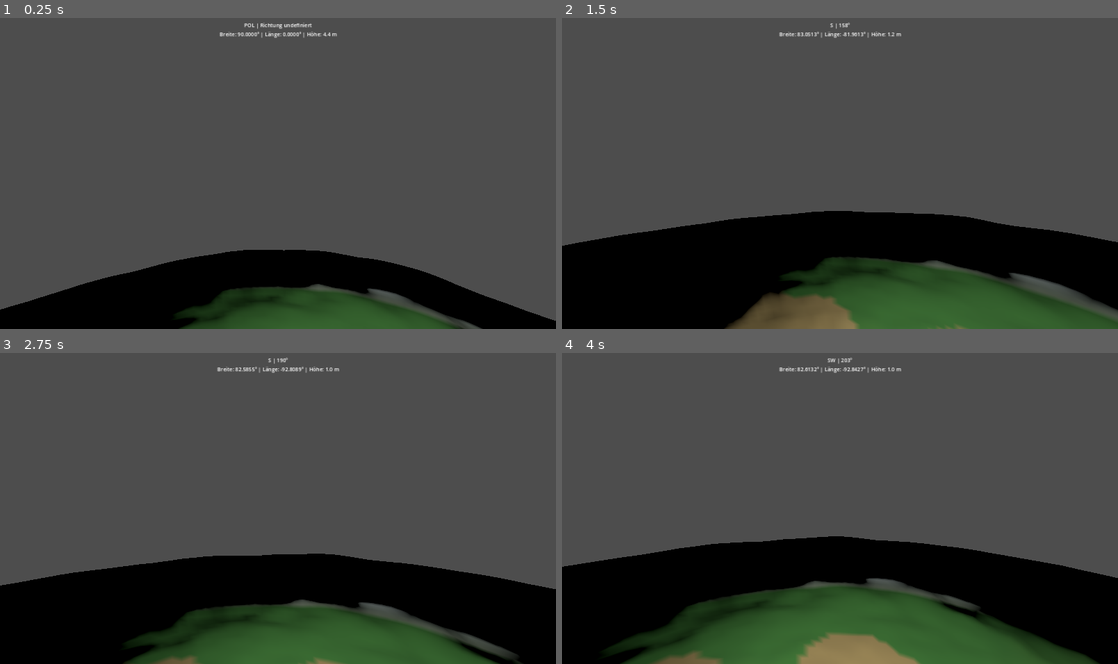
Above: before the commit, frames 1-4 (two rows, left to right).
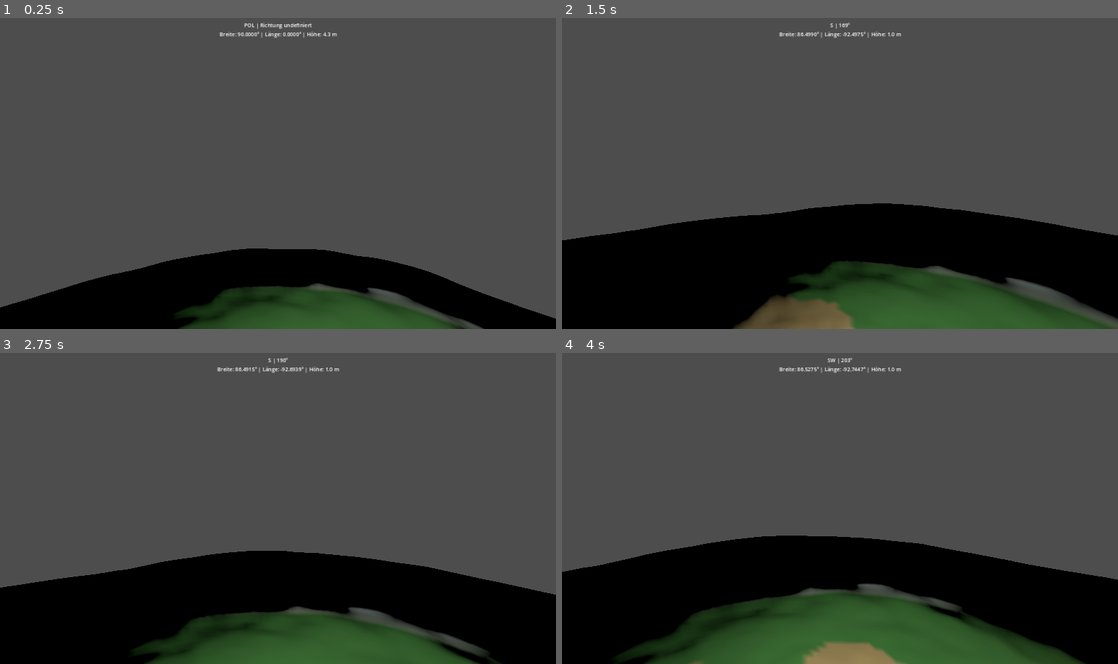
Above: after the commit, the same moments.

Repository: JojoCabana/The-Norloland
Game: Godot game, scene res://main.tscn
Two runs of this game, one before a commit and one after it. Both use one fixed random seed, a clock stepped at 60 frames per second and the inputs below.
Inputs (mouse positions are in pixels of both pictures, inside the frame that each line leads up to):
- Up to frame 1 (0.25 s): no input
- Up to frame 2 (1.5 s): tap Enter at 0.5 s; move the mouse to (867, 170) at 0.52 s; hold Space 0.53-1.28 s; hold W from 0.53 s (still down); move the mouse to (812, 173) at 1.27 s; tap Space at 1.35 s
- Up to frame 3 (2.75 s): keep holding W; tap Space at 1.52, 1.82 s; move the mouse to (289, 502) at 2.02 s; hold Space from 2.03 s (still down)
- Up to frame 4 (4 s): keep holding W; move the mouse to (834, 511) at 2.77 s; release Space at 2.78 s; tap Space at 2.85, 3.02, 3.32 s; move the mouse to (878, 511) at 3.52 s; hold Space from 3.53 s (still down)

The runs differ from the first frame. In frame 1, 0.6% of the frame differs, in the area x 0-100%, y 4-100%; in frame 2, 4.1%; in frame 3, 4.2%; in frame 4, 5.3%.

Commit message:
Fix radial player walking and spawn away from poles

Diff:
--- a/MiniPlanetDemo/player.gd
+++ b/MiniPlanetDemo/player.gd
@@ -1,47 +1,57 @@
 extends CharacterBody3D
-## WASD, mouse look, Space jump, Esc release mouse. Gravity always toward center.
-@export var speed := 9.0
-@export var gravity_strength := 18.0
-@export var jump_speed := 7.0
-@export var mouse_sensitivity := 0.0025
-var pitch := 0.0
+## First-person walking on a stationary spherical planet.
+@export var speed: float = 5.0
+@export var gravity_strength: float = 22.0
+@export var jump_speed: float = 7.0
+@export var mouse_sensitivity: float = 0.0025
+var pitch: float = 0.0
+var vertical_speed: float = 0.0
 @onready var camera: Camera3D = $Camera3D
 
 func _ready() -> void:
+    floor_snap_length = 0.5
+    floor_max_angle = deg_to_rad(55.0)
+    motion_mode = CharacterBody3D.MOTION_MODE_GROUNDED
+    _align_to_surface()
     Input.mouse_mode = Input.MOUSE_MODE_CAPTURED
 
 func _unhandled_input(event: InputEvent) -> void:
-    if event is InputEventMouseButton and event.pressed:
-        Input.mouse_mode = Input.MOUSE_MODE_CAPTURED
     if event is InputEventKey and event.pressed and event.keycode == KEY_ESCAPE:
         Input.mouse_mode = Input.MOUSE_MODE_VISIBLE
-    if event is InputEventMouseMotion and Input.mouse_mode == Input.MOUSE_MODE_CAPTURED:
+    elif event is InputEventMouseButton and event.pressed:
+        Input.mouse_mode = Input.MOUSE_MODE_CAPTURED
+    elif event is InputEventMouseMotion and Input.mouse_mode == Input.MOUSE_MODE_CAPTURED:
         rotate_object_local(Vector3.UP, -event.relative.x * mouse_sensitivity)
         pitch = clampf(pitch - event.relative.y * mouse_sensitivity, -1.45, 1.45)
         camera.rotation.x = pitch
 
+func _align_to_surface() -> void:
+    var up: Vector3 = global_position.normalized()
+    if up.length_squared() < 0.01:
+        return
+    var current_up: Vector3 = global_transform.basis.y.normalized()
+    var rotation_to_up := Quaternion(current_up, up)
+    global_transform.basis = (Basis(rotation_to_up) * global_transform.basis).orthonormalized()
+    up_direction = up
+
 func _physics_process(delta: float) -> void:
-    var up := global_position.normalized()
-    if up.length_squared() < 0.1:
-        return
-    var correction := Quaternion(global_transform.basis.y.normalized(), up)
-    global_transform.basis = (Basis(correction) * global_transform.basis).orthonormalized()
-    up_direction = up
-    var forward := -global_transform.basis.z
+    _align_to_surface()
+    var up: Vector3 = up_direction
+    var forward: Vector3 = -global_transform.basis.z
     forward = (forward - up * forward.dot(up)).normalized()
-    var right := global_transform.basis.x
+    var right: Vector3 = global_transform.basis.x
     right = (right - up * right.dot(up)).normalized()
     var input_axis := Vector2(
         float(Input.is_key_pressed(KEY_D)) - float(Input.is_key_pressed(KEY_A)),
         float(Input.is_key_pressed(KEY_W)) - float(Input.is_key_pressed(KEY_S))
     ).normalized()
-    var movement := (right * input_axis.x + forward * input_axis.y) * speed
-    var radial_speed := velocity.dot(up)
+    var tangent_velocity: Vector3 = (right * input_axis.x + forward * input_axis.y) * speed
     if is_on_floor():
-        radial_speed = maxf(radial_speed, 0.0)
+        vertical_speed = 0.0
         if Input.is_key_pressed(KEY_SPACE):
-            radial_speed = jump_speed
+            vertical_speed = jump_speed
     else:
-        radial_speed -= gravity_strength * delta
-    velocity = movement + up * radial_speed
+        vertical_speed -= gravity_strength * delta
+    velocity = tangent_velocity + up * vertical_speed
     move_and_slide()
+    vertical_speed = velocity.dot(up_direction)
